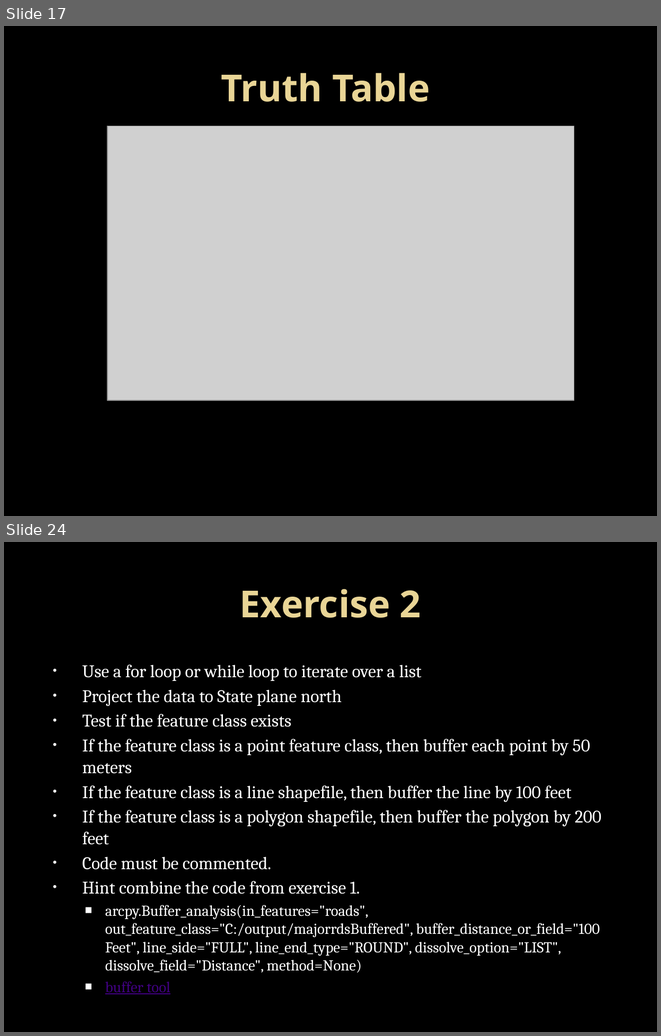
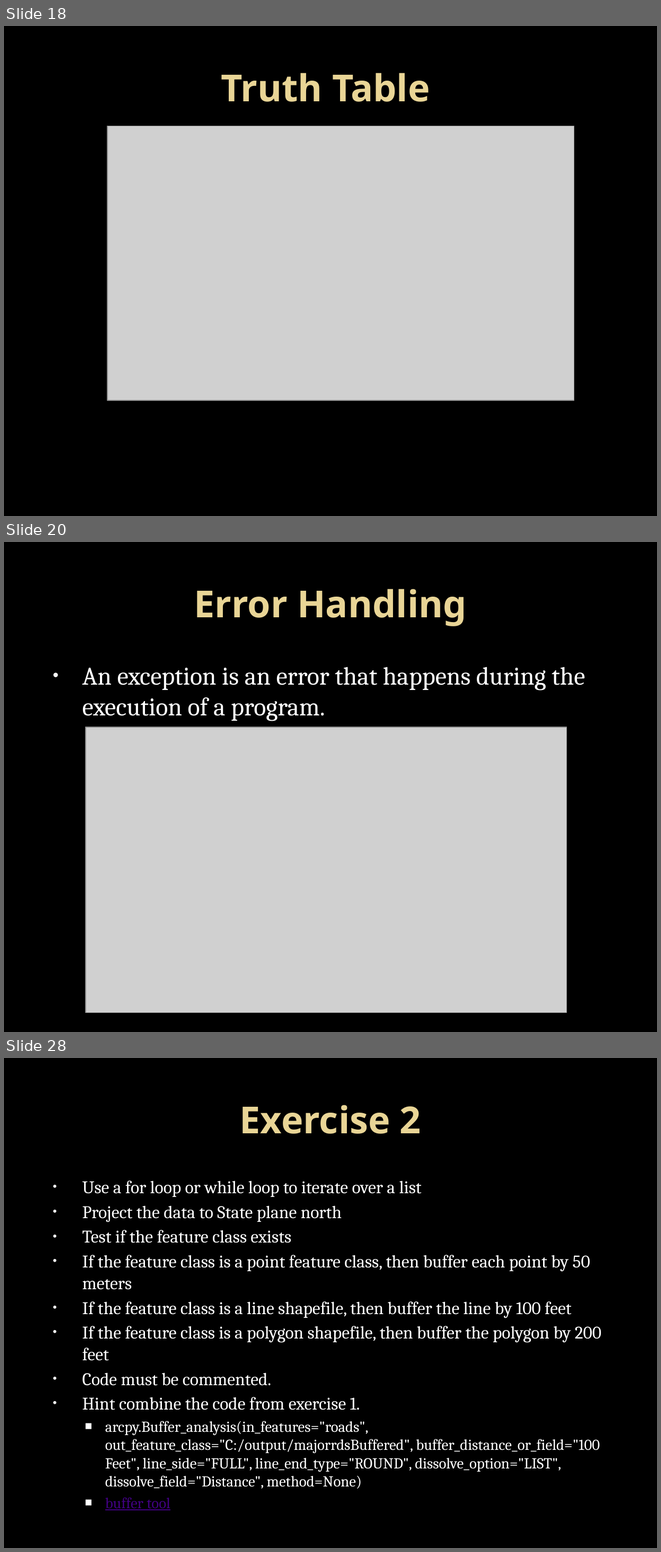
Before and after one commit to LukeKaim/python_training, a slide deck: introduction to python_1.pptx. Shown one above the other, each under a label of ours: slides 17 and 24 before the commit, slides 18, 20 and 28 after it; the slides between them are not shown. The pictures are 661x1036 and 661x1552 pixels, drawn with LibreOffice and Linux fonts; fonts in the diff are those of the drawing; grey boxes stand for pictures; background and template pictures are left out. Boxes give left, top, right and bottom in pixels: in the first picture for what was removed or moved away, otherwise in the second. Text is boxed around its words. In the diff, an @@ line names an element or a change of style, - is before the commit and + after.

```diff
--- a/introduction to python_1.pptx
+++ b/introduction to python_1.pptx
@@ slide 20 added at (4, 542, 657, 1032), background picture (left out) @@
@@ title added at (194, 589, 467, 626), 41 pt, text gradient #EAD696 to #E7D081, bold @@
+Error Handling
@@ text added at (82, 667, 585, 721), 28 pt, text #FFFFFF @@
+• An exception is an error that happens during the execution of a program.
@@ picture added at (86, 727, 567, 1012) @@
@@ what was slide 17 is now slide 18 @@
@@ what was slide 24 is now slide 28 @@
```
Also in this commit, not shown: 17 slides changed, 4 other slides added, 17 other files.
